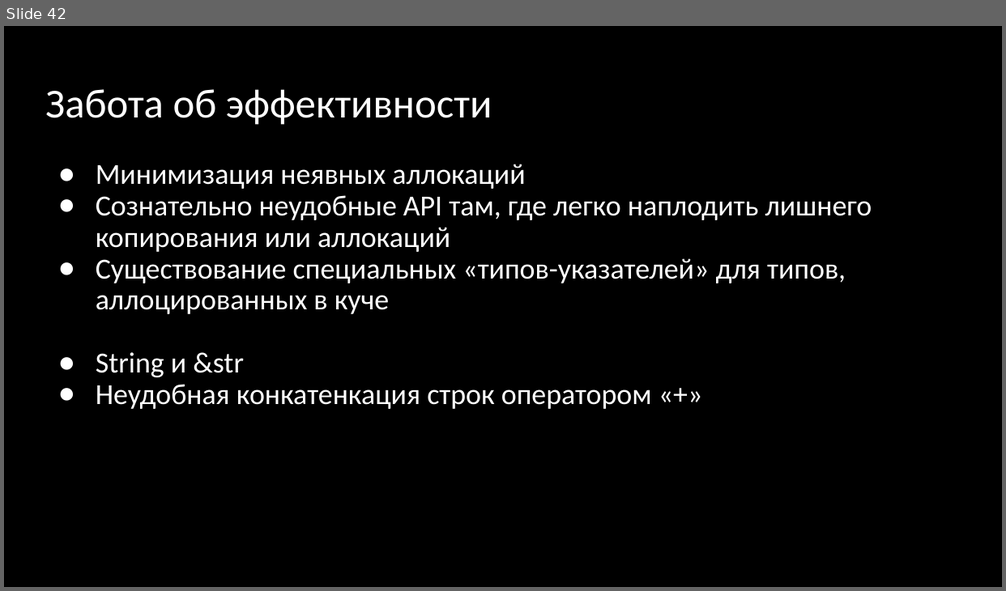
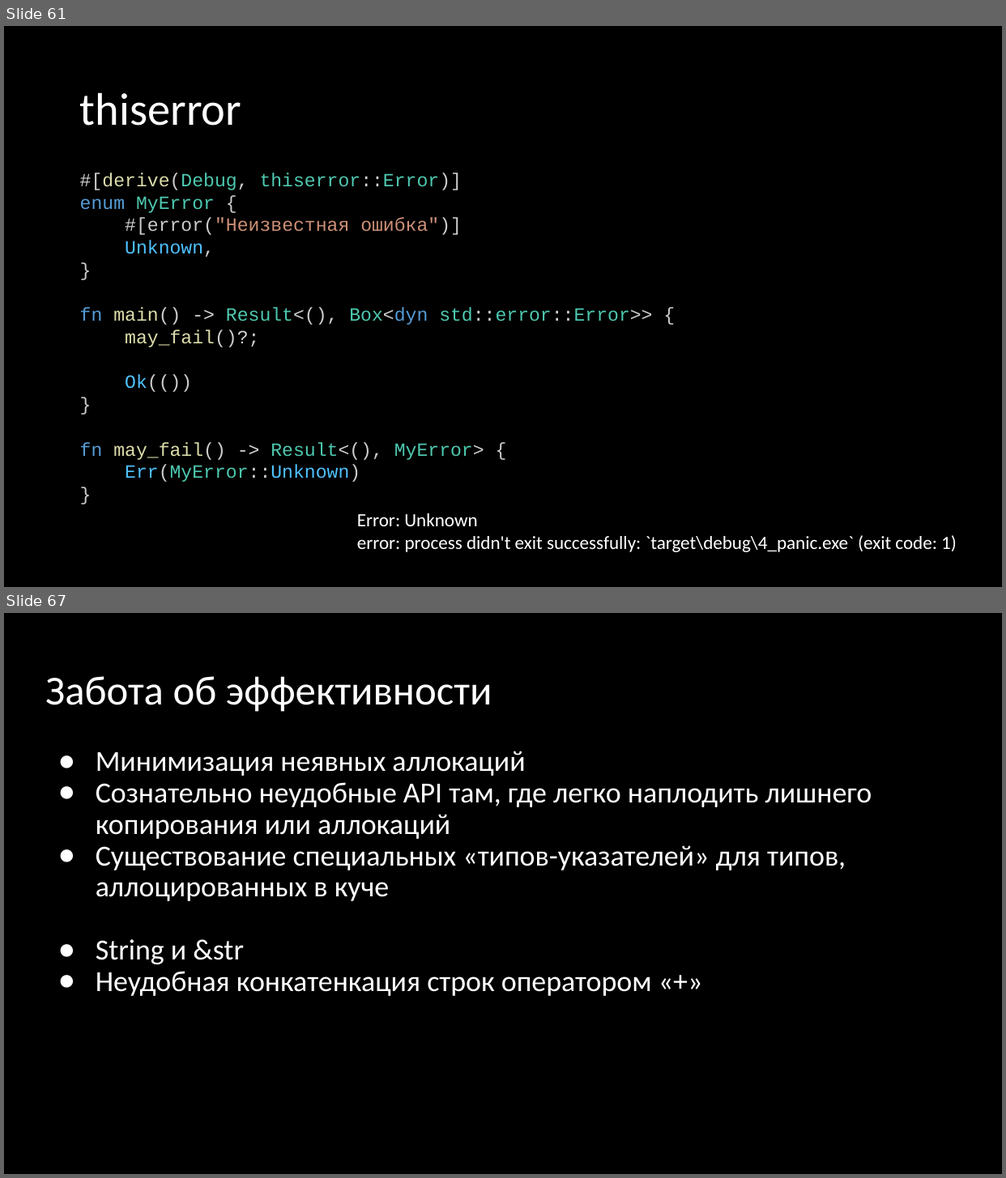
Before and after one commit to Gordon01/learn-rust, a slide deck: keynotes/Rust 2024.pptx. Shown one above the other, each under a label of ours: slide 42 before the commit, slides 61 and 67 after it; the slides between them are not shown. The pictures are 1006x591 and 1006x1178 pixels, drawn with LibreOffice and Linux fonts; fonts in the diff are those of the drawing. Boxes give left, top, right and bottom in pixels: in the first picture for what was removed or moved away, otherwise in the second. Text is boxed around its words. In the diff, an @@ line names an element or a change of style, - is before the commit and + after.

```diff
--- a/keynotes/Rust 2024.pptx
+++ b/keynotes/Rust 2024.pptx
@@ slide 61 added at (4,26,1002,587), background #000000 @@
@@ title added at (80,92,241,126), 44 pt, text #FFFFFF @@
+thiserror
@@ text added at (80,173,652,482), 18 pt, text #4EC9B0 @@
+#[derive(Debug, thiserror::Error)]
+enum MyError {
+#[error("Неизвестная ошибка")]
+Unknown,
+}
+fn main() -> Result<(), Box<dyn std::error::Error>> {
+may_fail()?;
+Ok(())
+}
+fn may_fail() -> Result<(), MyError> {
+Err(MyError::Unknown)
+}
@@ text added at (357,514,957,552), 18 pt, text #FFFFFF @@
+Error: Unknown
+error: process didn't exit successfully: `target\debug\4_panic.exe` (exit code: 1)
@@ what was slide 42 is now slide 67 @@
```
Also in this commit, not shown: 24 other slides added, 9 other files.
